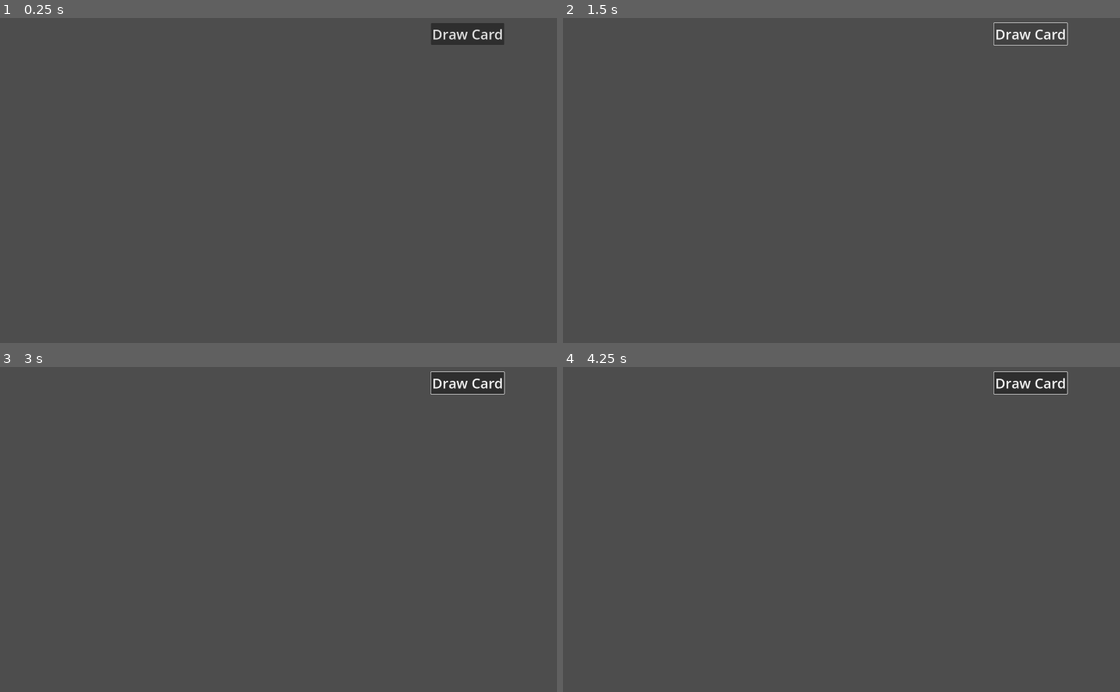
Above: before the commit, frames 1-4 (two rows, left to right).
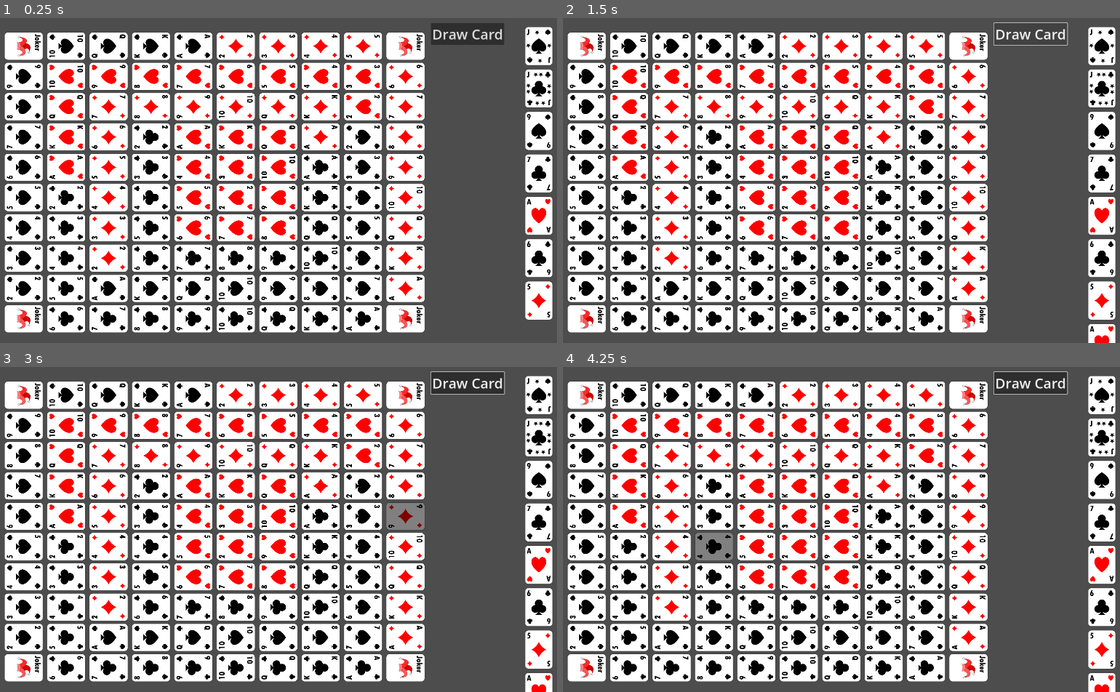
Above: after the commit, the same moments.

Repository: Aaron-Signer/sequence-board-game
Game: Godot game, scene res://scenes/game/game.tscn
The game is run twice, just before and just after one commit, with the same random seed, the same clock (stepped at 60 frames per second) and the same inputs.
Inputs (mouse positions are in pixels of both pictures, inside the frame that each line leads up to):
- Up to frame 1 (0.25 s): no input
- Up to frame 2 (1.5 s): click "Draw Card" at 0.5 s; click "Draw Card" at 1.25 s
- Up to frame 3 (3 s): click "Draw Card" at 2 s; tap Enter at 2.75 s; move the mouse to (412, 513) at 2.77 s; press the mouse at (412, 513) at 2.78 s
- Up to frame 4 (4.25 s): tap Space at 3.5 s; move the mouse to (730, 545) at 3.52 s; release the mouse at (730, 545) at 3.53 s; click (730, 545) at 3.6 s

The runs differ from the first frame. In frame 1, 61% of the frame differs, in the area x 0-100%, y 2-97%; in frame 2, 61%, in the area x 0-100%, y 2-100%; in frame 3, 61%; in frame 4, 61%.
Error before the commit: Invalid assignment of property or key 'texture' with value of type 'CompressedTexture2D' on a base object of type 'Nil'. (res://scenes/game/card/card.gd:26)

Commit message:
Player code is completed

Diff:
--- a/project.godot
+++ b/project.godot
@@ -23,8 +23,7 @@
 
 window/size/viewport_width=1920
 window/size/viewport_height=1080
-window/size/window_width_override=2880
-window/size/window_height_override=1620
+window/size/initial_position_type=2
 window/stretch/mode="viewport"
 
 [input]
--- a/scenes/game/card/card.gd
+++ b/scenes/game/card/card.gd
@@ -12,6 +12,7 @@
 
 # Called when the node enters the scene tree for the first time.
 func _ready():
+	print("ready")
 	GameState.card_played.connect(set_hightlight)
 	pass # Replace with function body.
 
@@ -20,10 +21,12 @@
 	pass
 
 func setup2(card_val, is_board_crd):
+	print("in setup")
 	card_val_glob = card_val
 	var path = "res://assets/cards/" + card_val + ".png"
 	var main = load(path)
-	card.texture = main
+	if card != null:
+		card.texture = main
 	is_board_card = is_board_crd
 
 func setup(suit, number):
@@ -85,7 +88,7 @@
 func set_hightlight(card2: Card):
 	if card2 != null:
 		played_card = card2.card_val_glob
-		if card2.card_val_globg.contains("2E") && loaded_coin == null:
+		if card2.card_val_glob.contains("2E") && loaded_coin == null:
 			placeholder_coin = coin.instantiate()
 			add_child(placeholder_coin)
 			placeholder_coin.make_transparent()
--- a/scenes/game/game.gd
+++ b/scenes/game/game.gd
@@ -32,7 +32,9 @@
 # Called when the node enters the scene tree for the first time.
 func _ready():
 	player_1 = player.instantiate()
+	add_child(player_1)
 	player_2 = player.instantiate()
+	add_child(player_2)
 
 	GameState.card_played.connect(play_card)
 
@@ -54,14 +56,15 @@
 
 	deck.append("SJ1E")
 
-	#for row in 10:
-		#for col in 10:
-			#var card = gcard.instantiate()
-			#card.position = Vector2(100 + col*140, 100 + row*100)
-			#add_child(card)
-			#card.setup2(board[row][col], true)
+	for row in 10:
+		for col in 10:
+			var card = gcard.instantiate()
+			card.position = Vector2(100 + col*140, 100 + row*100)
+			add_child(card)
+			card.setup2(board[row][col], true)
 
 	deal_cards()
+	player_1.draw_hand()
 
 
 # Called every frame. 'delta' is the elapsed time since the previous frame.
@@ -72,8 +75,7 @@
 	for i in 7:
 		var card_val = deck.pop_back()
 		var card = gcard.instantiate()
-		card.setup2(card_val, false)
-		#player_1.add_card_to_hand(card_val)
+		player_1.add_card_to_hand(card_val)
 
 		#card_val = deck.pop_back()
 		#var card2 = gcard.instantiate()
@@ -82,20 +84,15 @@
 
 func play_card(card: Card):
 	if card != null:
-		var c:Card = gcard.instantiate()
-		add_child(c)
-		c.setup2(card.card_val_glob, false)
-		c.position = Vector2(2200 , 700)
-		c.rotation = 0
+		var played_card:Card = gcard.instantiate()
+		add_child(played_card)
+		played_card.setup2(card.card_val_glob, false)
+		played_card.position = Vector2(1600 , 200)
+		played_card.rotation = 0
 		player_1.remove_card_from_hand(card)
 		player_1.draw_hand()
 
-
-
-
 func _on_button_pressed():
-	var a = deck.pop_back()
-	var card = gcard.instantiate()
-	card.setup2(a, false)
-	player_1.add_card_to_hand(card)
+	var drawn_card_value = deck.pop_back()
+	player_1.add_card_to_hand(drawn_card_value)
 	player_1.draw_hand()
--- a/scenes/game/player/player.gd
+++ b/scenes/game/player/player.gd
@@ -8,7 +8,6 @@
 # Called when the node enters the scene tree for the first time.
 func _ready():
 	pass # Replace with function body.
-
 
 # Called every frame. 'delta' is the elapsed time since the previous frame.
 func _process(delta):
@@ -22,16 +21,6 @@
 
 func remove_card_from_hand(card: Card) -> void:
 	hand.erase(card)
-
-func display_hand() -> void:
-	pass
-	#var card_val = deck.pop_back()
-	#var card = gcard.instantiate()
-	#add_child(card)
-	#card.setup2(card_val, false)
-	#hand.append(card)
-	#card.position = Vector2(1800, 100 + i*140)
-	#card.rotation = 0
 
 func draw_hand():
 	var temp_hand = hand.duplicate()
Not shown, changed: assets/Cards/Back_Blue.png.import
Not shown, changed: assets/Cards/Back_Red.png.import
Not shown, changed: assets/Cards/C10.png.import
Not shown, changed: assets/Cards/C2.png.import
Not shown, changed: assets/Cards/C3.png.import
Not shown, changed: assets/Cards/C4.png.import
Not shown, changed: assets/Cards/C5.png.import
Not shown, changed: assets/Cards/C6.png.import
Not shown, changed: assets/Cards/C7.png.import
Not shown, changed: assets/Cards/C8.png.import
Not shown, changed: assets/Cards/C9.png.import
Not shown, changed: assets/Cards/CA.png.import
(and 44 more such lines)
